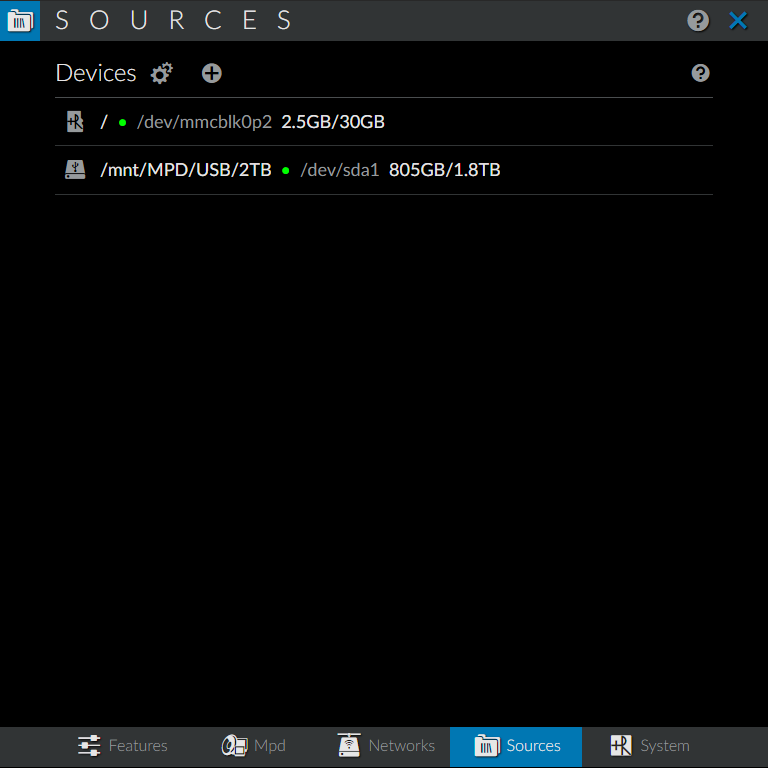
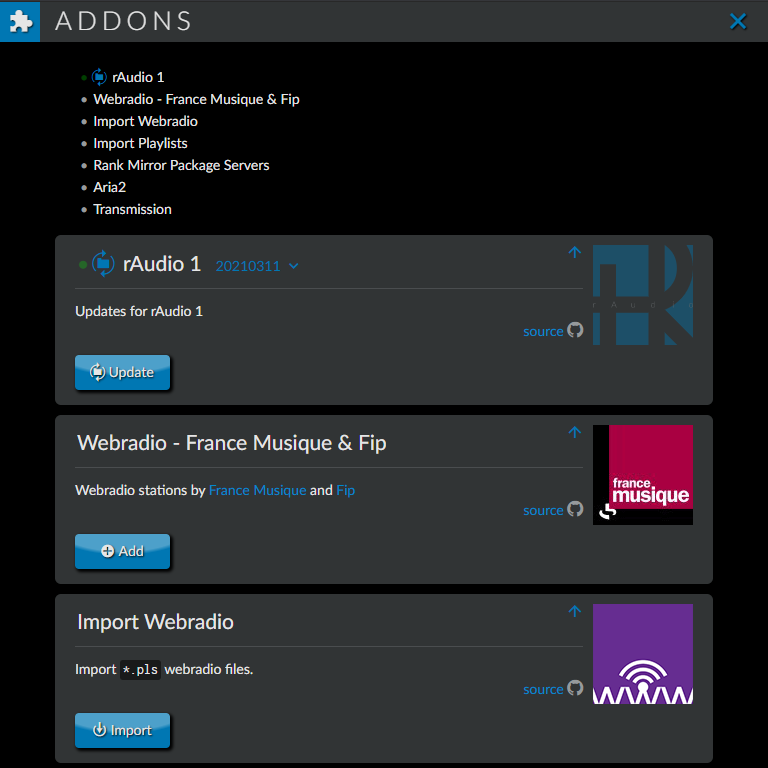
Layer changes from the first (768, 768) image to the second:
renamed "Layer 25" to "Layer 42", showed it, painted on it over [0, 0, 768, 767]
